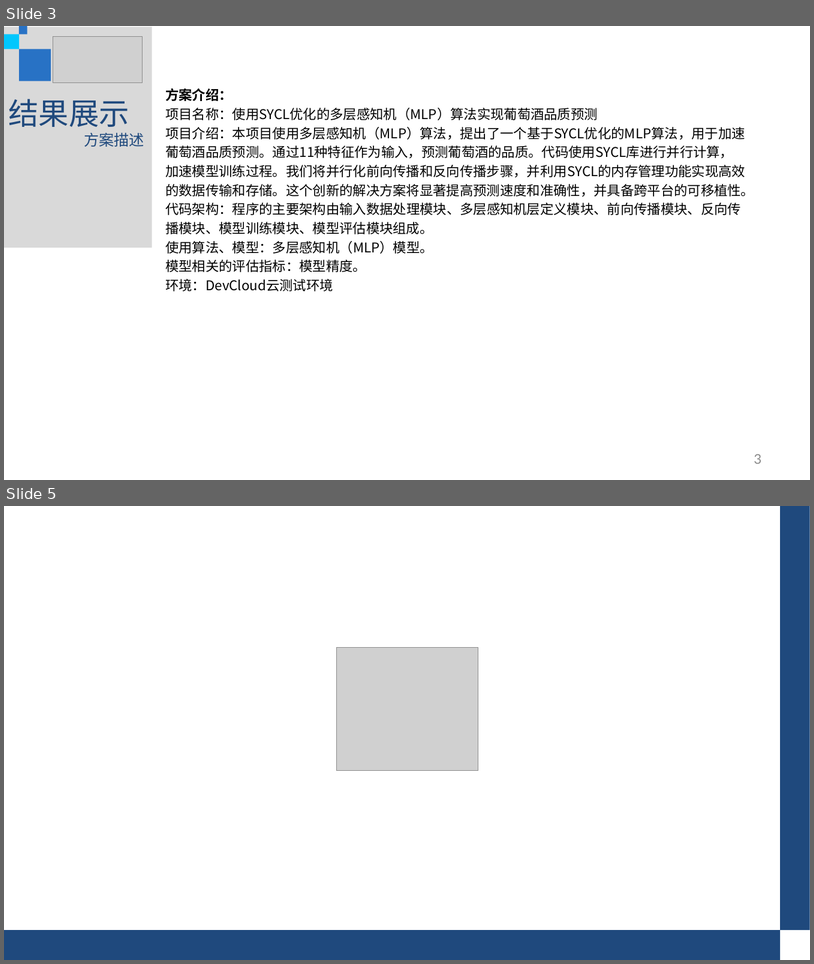
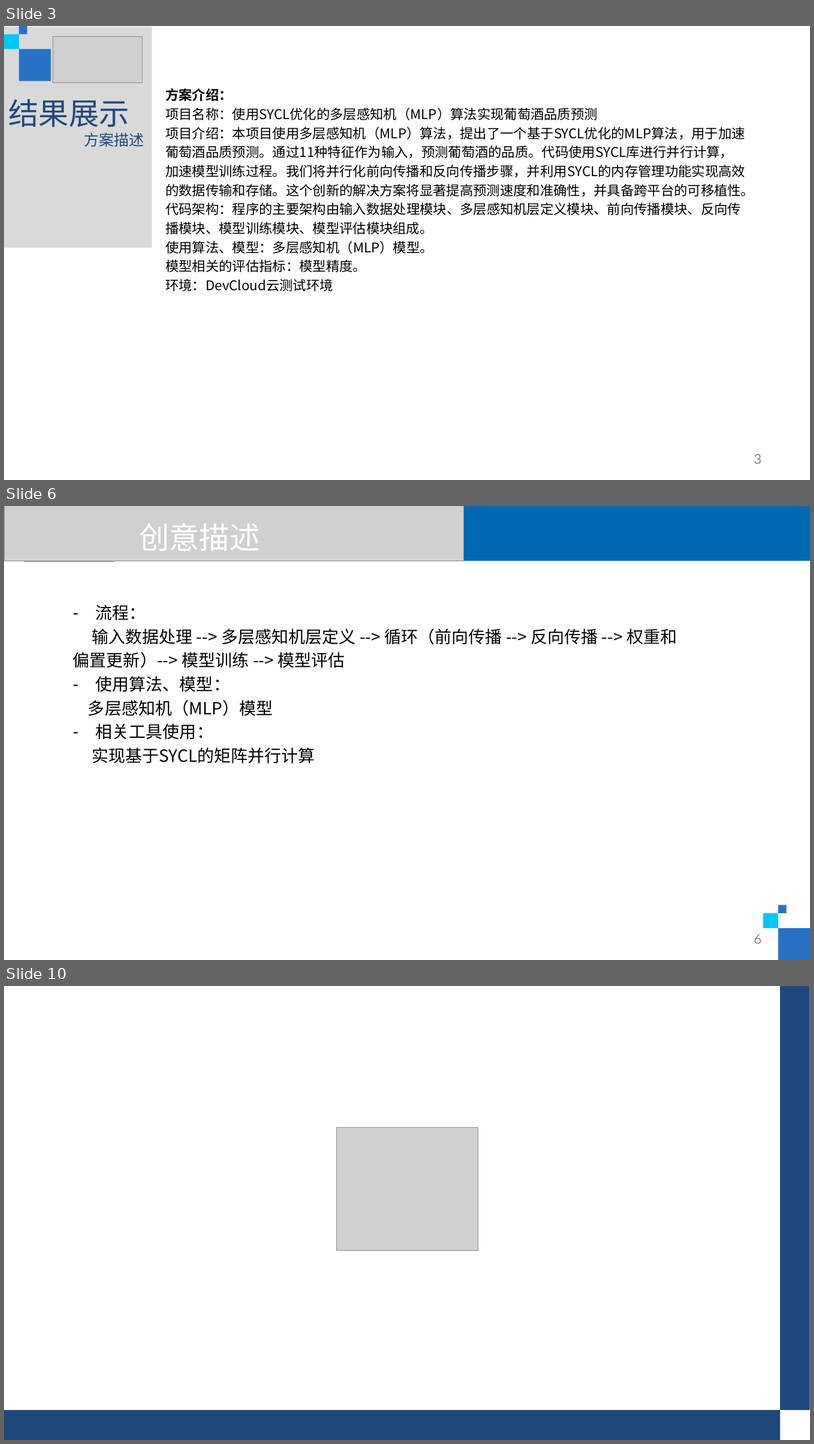
Before and after one commit to HJLQZ/a-simple-sycl-project, a slide deck: Final-Campus.pptx. Shown one above the other, each under a label of ours: slides 3 and 5 before the commit, slides 3, 6 and 10 after it; the slides between them are not shown. The pictures are 814x964 and 814x1444 pixels, drawn with LibreOffice and Linux fonts; fonts in the diff are those of the drawing; grey boxes stand for pictures; background and template pictures are left out. Boxes give left, top, right and bottom in pixels: in the first picture for what was removed or moved away, otherwise in the second. Text is boxed around its words. In the diff, an @@ line names an element or a change of style, - is before the commit and + after.

```diff
--- a/Final-Campus.pptx
+++ b/Final-Campus.pptx
@@ slide 6 added at (4, 506, 810, 960), background #FFFFFF @@
@@ rectangle added at (4, 506, 810, 561), fill #0068B5 @@
@@ picture added at (4, 506, 464, 561) @@
@@ picture added at (24, 516, 114, 562) @@
@@ text added at (139, 523, 260, 551), 36 pt, text #FFFFFF @@
+创意描述
@@ text added at (73, 604, 677, 763), 20 pt, text #000000 @@
+– 流程：
+输入数据处理 --> 多层感知机层定义 --> 循环（前向传播 --> 反向传播 --> 权重和偏置更新）--> 模型训练 --> 模型评估
+– 使用算法、模型：
+多层感知机（MLP）模型
+– 相关工具使用：
+实现基于SYCL的矩阵并行计算
@@ rectangle added at (764, 913, 779, 928), fill #00C7FD @@
@@ rectangle added at (779, 904, 787, 913), fill #2872C5 @@
@@ page number added at (754, 934, 762, 943), 16 pt, text #8C8C8C @@
+6
@@ rectangle added at (779, 928, 810, 960), fill #2872C5 @@
@@ what was slide 5 is now slide 10 @@
```
Also in this commit, not shown: 1 slide changed, 4 other slides added.
